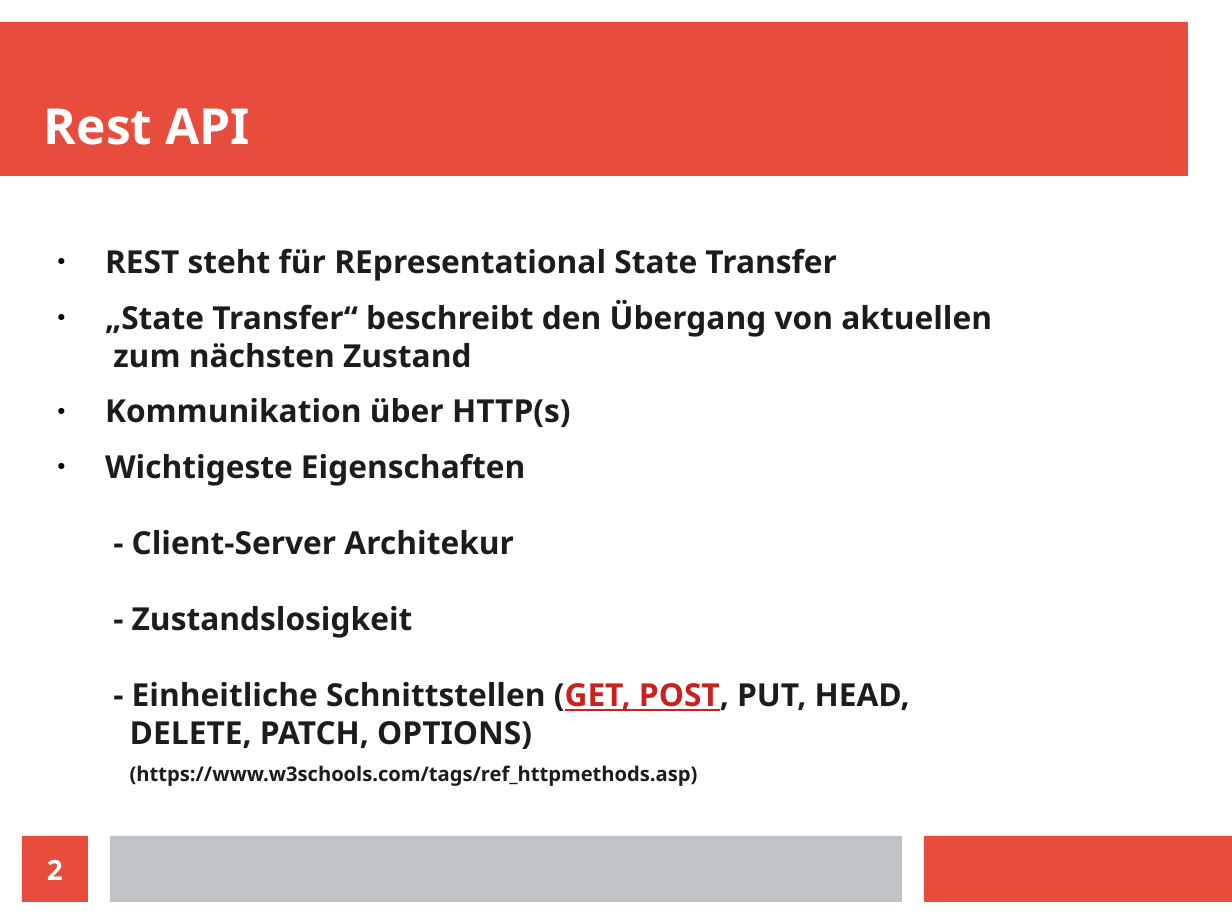
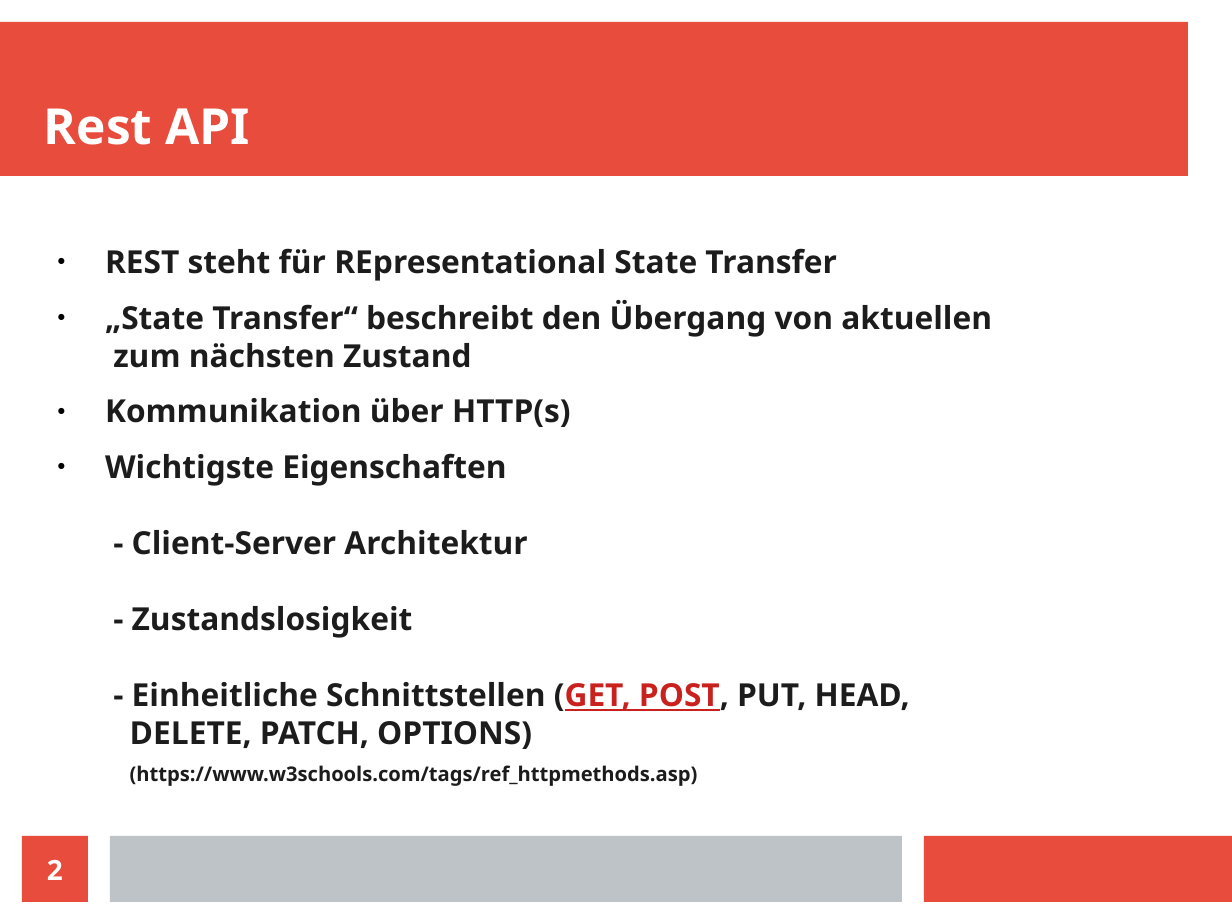
Before and after one commit to skonline202004/onlinetutorial, a slide deck: slide 2 of Themen.odp. Drawn at 1232x924 pixels with LibreOffice and Linux fonts; fonts in the diff are those of the drawing. Boxes give left, top, right and bottom in pixels: in the first picture for what was removed or moved away, otherwise in the second. Text is boxed around its words. In the diff, an @@ line names an element or a change of style, - is before the commit and + after.

```diff
--- a/Themen.odp
+++ b/Themen.odp
@@ text at (105,453,910,786): text changed @@
-● Wichtigeste Eigenschaften
-  - Client-Server Architekur
-  - Zustandslosigkeit
-  - Einheitliche Schnittstellen (GET, POST, PUT, HEAD,
-  DELETE, PATCH, OPTIONS)
-  (https://www.w3schools.com/tags/ref_httpmethods.asp)
+● Wichtigste Eigenschaften
+  - Client-Server Architektur
+  - Zustandslosigkeit
+  - Einheitliche Schnittstellen (GET, POST, PUT, HEAD,
+  DELETE, PATCH, OPTIONS)
+  (https://www.w3schools.com/tags/ref_httpmethods.asp)
```
Also in this commit, not shown: 1 other slide changed, 3 other files.
